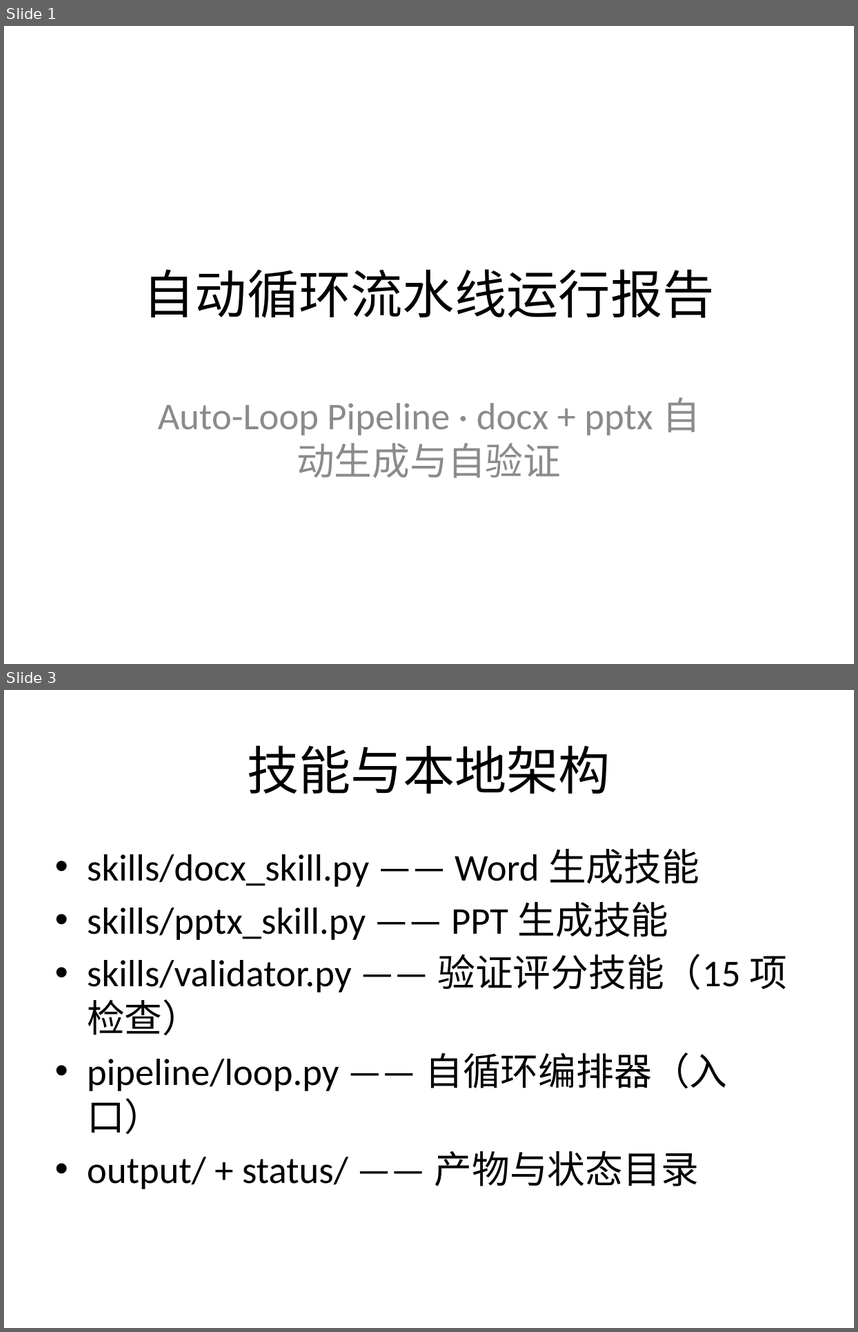
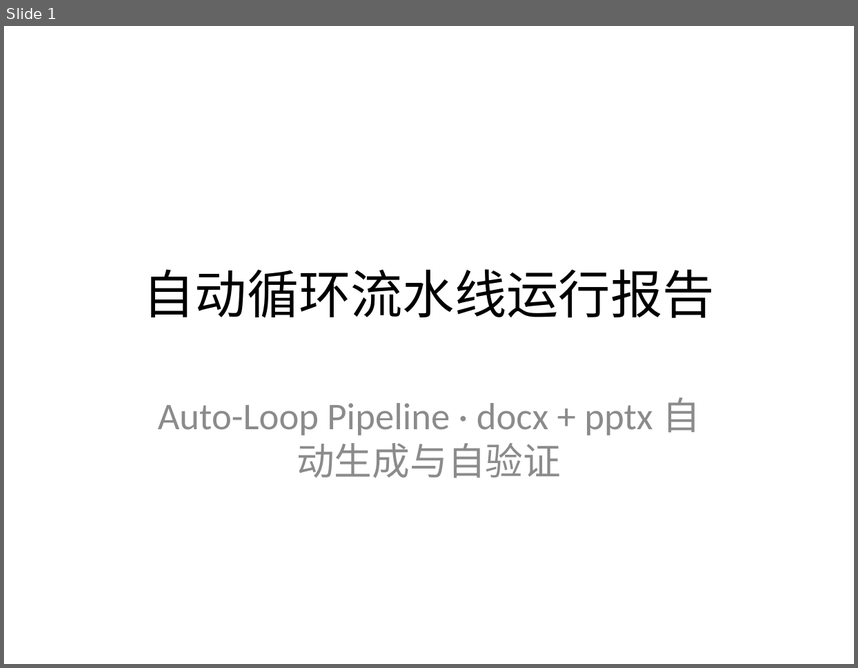
Before and after one commit to mqgg5630-cyber/test-auto-arena, a slide deck: output/slides/deck.pptx. Shown one above the other, each under a label of ours: slides 1 and 3 before the commit, slide 1 after it; the slides between them are not shown. The pictures are 858x1332 and 858x668 pixels, drawn with LibreOffice and Linux fonts; fonts in the diff are those of the drawing. Boxes give left, top, right and bottom in pixels: in the first picture for what was removed or moved away, otherwise in the second. Text is boxed around its words. In the diff, an @@ line names an element or a change of style, - is before the commit and + after.

Commit message:
auto-loop: iter 1 · score 43/100 · ITERATING

```diff
--- a/output/slides/deck.pptx
+++ b/output/slides/deck.pptx
@@ slide 3 removed at box(4, 690, 854, 1328), background #FFFFFF @@
@@ title removed at box(247, 745, 611, 793) @@
-技能与本地架构
@@ text removed at box(87, 849, 787, 1189) @@
-• skills/docx_skill.py —— Word 生成技能
-• skills/pptx_skill.py —— PPT 生成技能
-• skills/validator.py —— 验证评分技能（15 项检查）
-• pipeline/loop.py —— 自循环编排器（入口）
-• output/ + status/ —— 产物与状态目录
```
Also in this commit, not shown: 1 slide changed, 1 slide added, 4 other slides removed, 7 other files.
